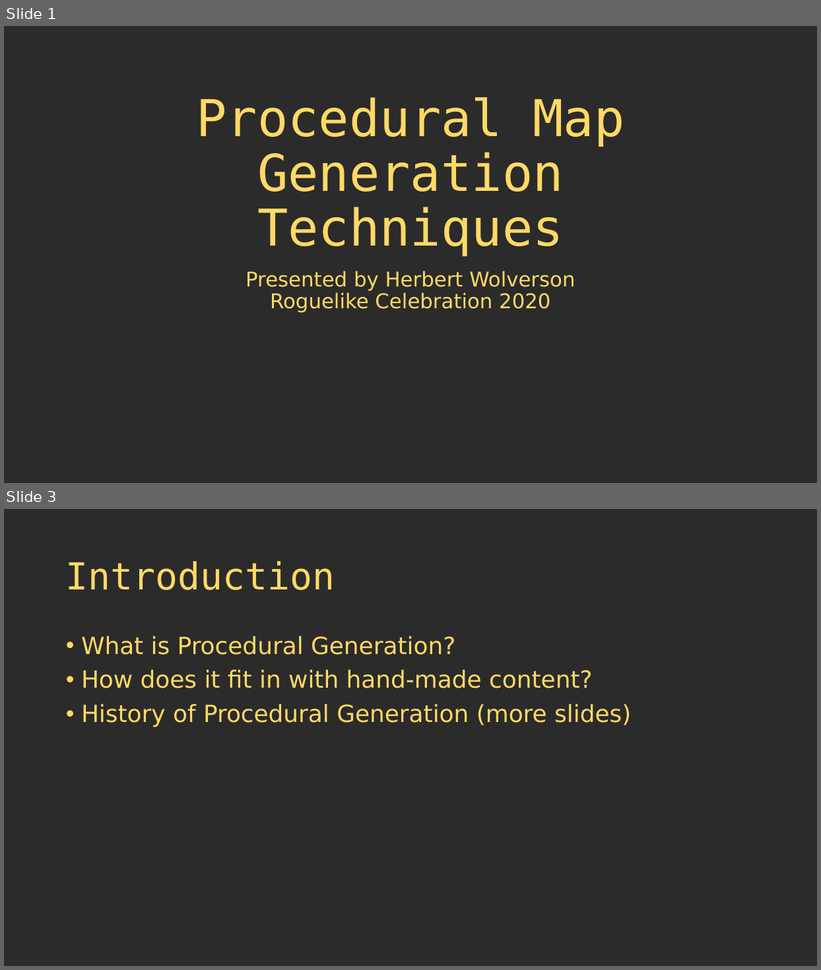
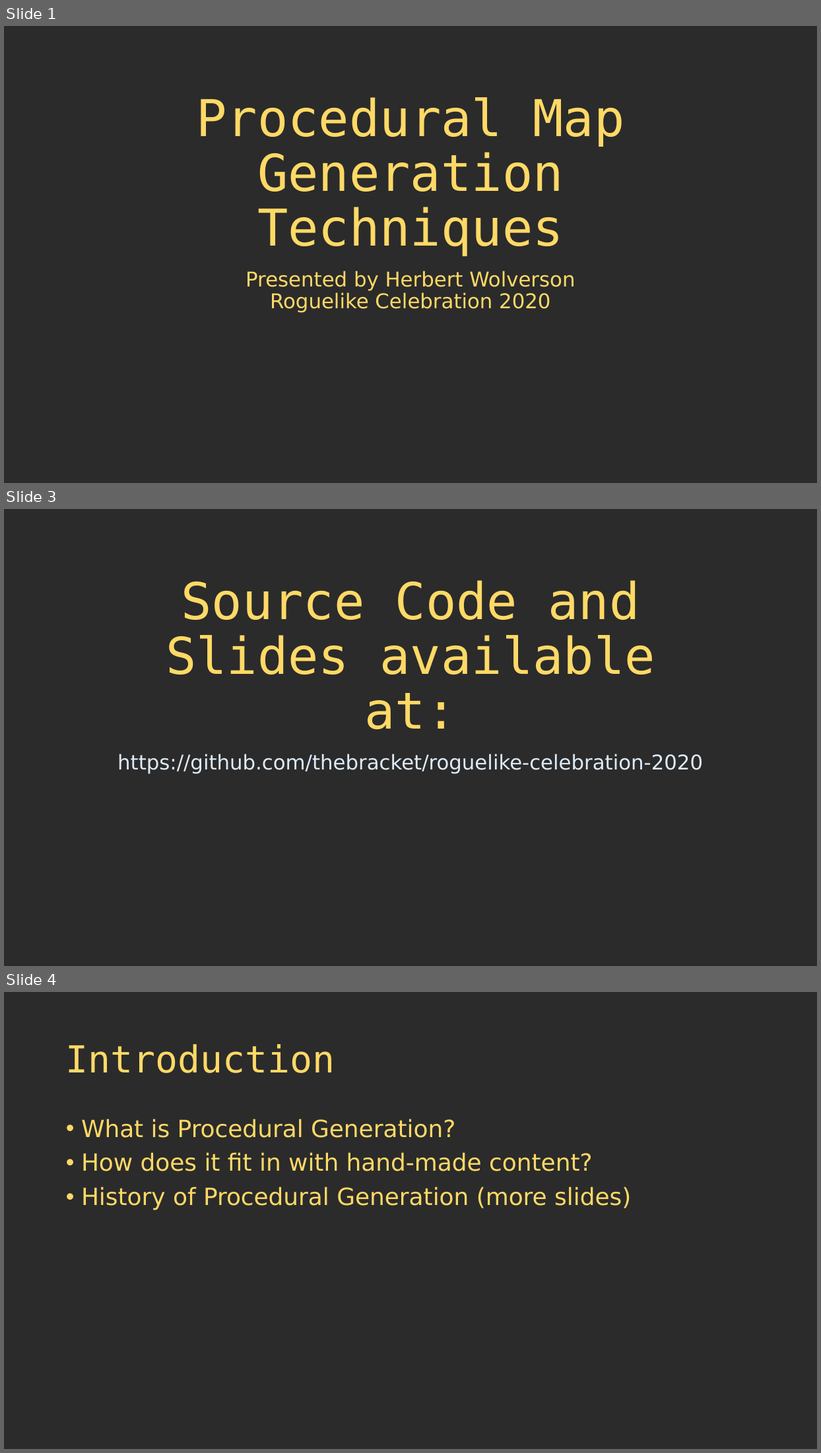
Before and after one commit to thebracket/roguelike-celebration-2020, a slide deck: Procedural Map Generation Techniques.pptx. Shown one above the other, each under a label of ours: slides 1 and 3 before the commit, slides 1, 3 and 4 after it; the slides between them are not shown. The pictures are 821x970 and 821x1453 pixels, drawn with LibreOffice and Linux fonts; fonts in the diff are those of the drawing; background and template pictures are left out; a plain dark background stands for a picture behind light text. Boxes give left, top, right and bottom in pixels: in the first picture for what was removed or moved away, otherwise in the second. Text is boxed around its words. In the diff, an @@ line names an element or a change of style, - is before the commit and + after.

```diff
--- a/Procedural Map Generation Techniques.pptx
+++ b/Procedural Map Generation Techniques.pptx
@@ slide 3 added at box(4, 509, 817, 966), background picture (left out) @@
@@ title added at box(166, 580, 655, 729), 60 pt, text #FFD966 @@
+Source Code and Slides available at:
@@ subtitle added at box(118, 754, 703, 774), 24 pt, text #DEEBF7 @@
+https://github.com/thebracket/roguelike-celebration-2020
@@ what was slide 3 is now slide 4 @@
```
Also in this commit, not shown: 2 slides changed, 4 other slides added, 3 slides removed, 6 other files.
